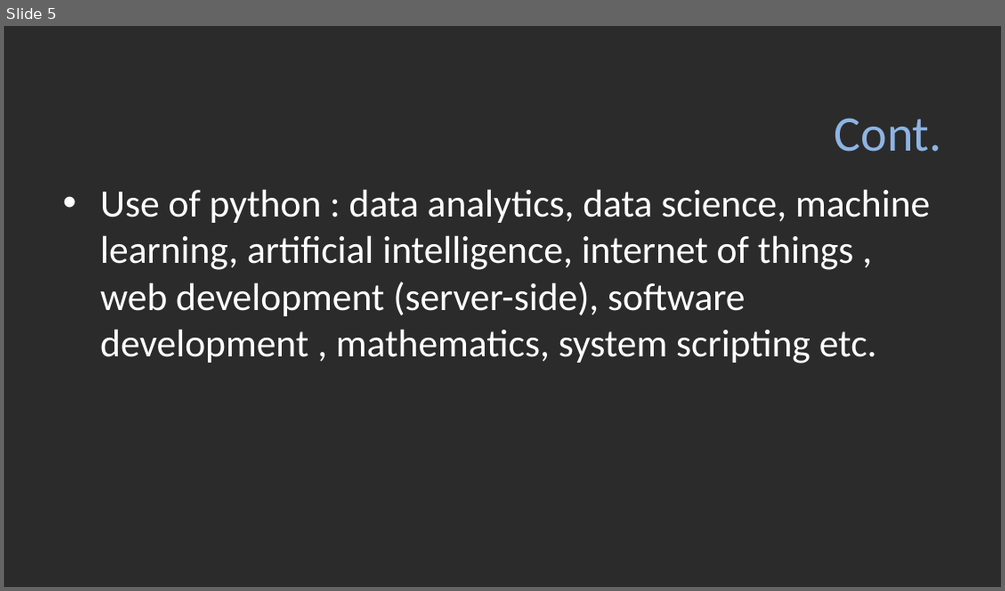
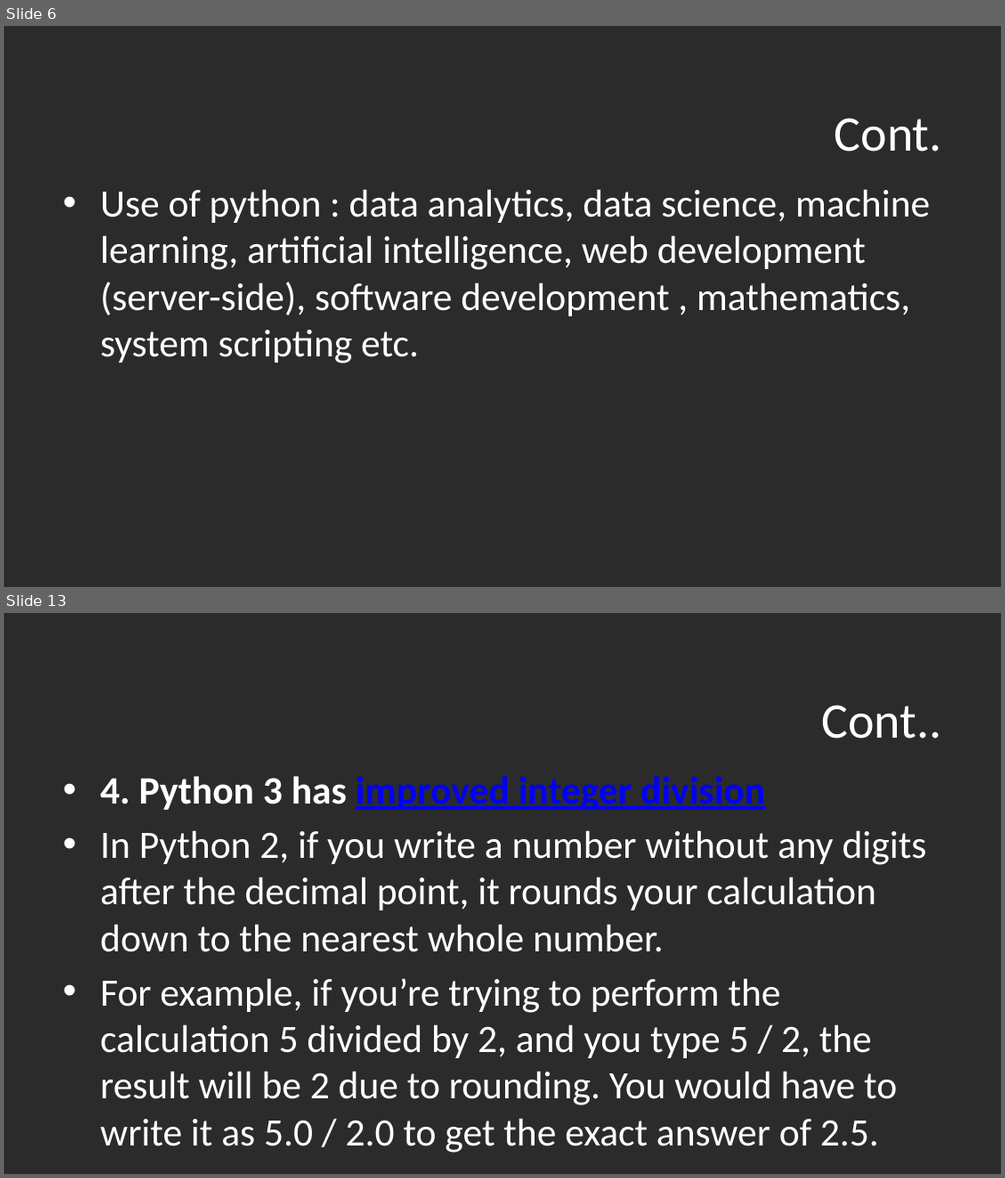
Before and after one commit to zakariahujale/python, a slide deck: unit1part1.pptx. Shown one above the other, each under a label of ours: slide 5 before the commit, slides 6 and 13 after it; the slides between them are not shown. The pictures are 1005x591 and 1005x1178 pixels, drawn with LibreOffice and Linux fonts; fonts in the diff are those of the drawing; background and template pictures are left out; a plain dark background stands for a picture behind light text. Boxes give left, top, right and bottom in pixels: in the first picture for what was removed or moved away, otherwise in the second. Text is boxed around its words. In the diff, an @@ line names an element or a change of style, - is before the commit and + after.

```diff
--- a/unit1part1.pptx
+++ b/unit1part1.pptx
@@ slide 13 added at bbox=[4, 613, 1001, 1174], background picture (left out) @@
@@ title added at bbox=[821, 705, 941, 738], 36 pt, text #FFFFFF @@
+Cont..
@@ text added at bbox=[100, 776, 927, 1152], 28 pt, text #FFFFFF @@
+• 4. Python 3 has improved integer division
+• In Python 2, if you write a number without any digits after the decimal point, it rounds your calculation down to the nearest whole number.
+• For example, if you’re trying to perform the calculation 5 divided by 2, and you type 5 / 2, the result will be 2 due to rounding. You would have to write it as 5.0 / 2.0 to get the exact answer of 2.5.
@@ what was slide 5 is now slide 6 @@
@@ slide 6 changed as well @@
@@ title "Cont." at bbox=[834, 118, 942, 151]: text colour #8EB4E3 to #FFFFFF @@
@@ text at bbox=[100, 189, 930, 363]: text changed @@
-• Use of python : data analytics, data science, machine learning, artificial intelligence, internet of things , web development (server-side), software development , mathematics, system scripting etc.
+• Use of python : data analytics, data science, machine learning, artificial intelligence, web development (server-side), software development , mathematics, system scripting etc.
```
Also in this commit, not shown: 4 other slides changed, 26 other slides added, 4 slides removed, 24 other files.
